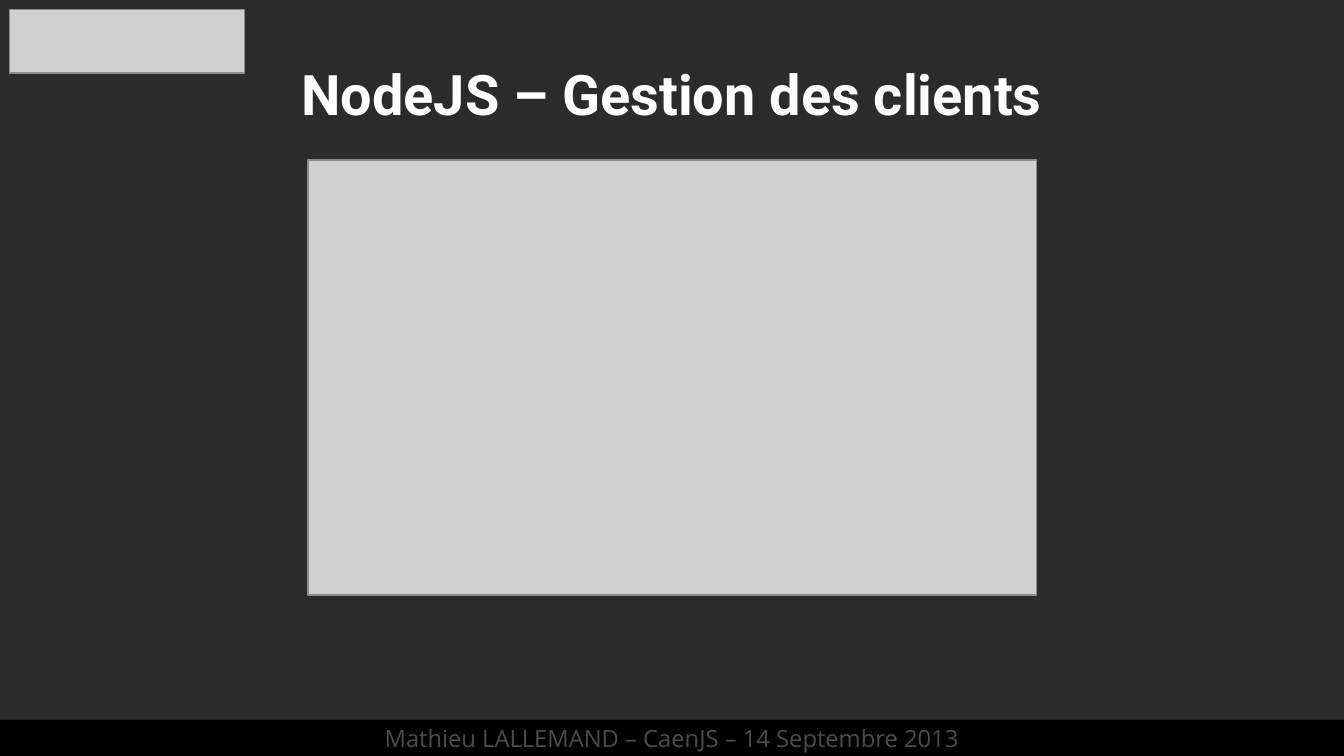
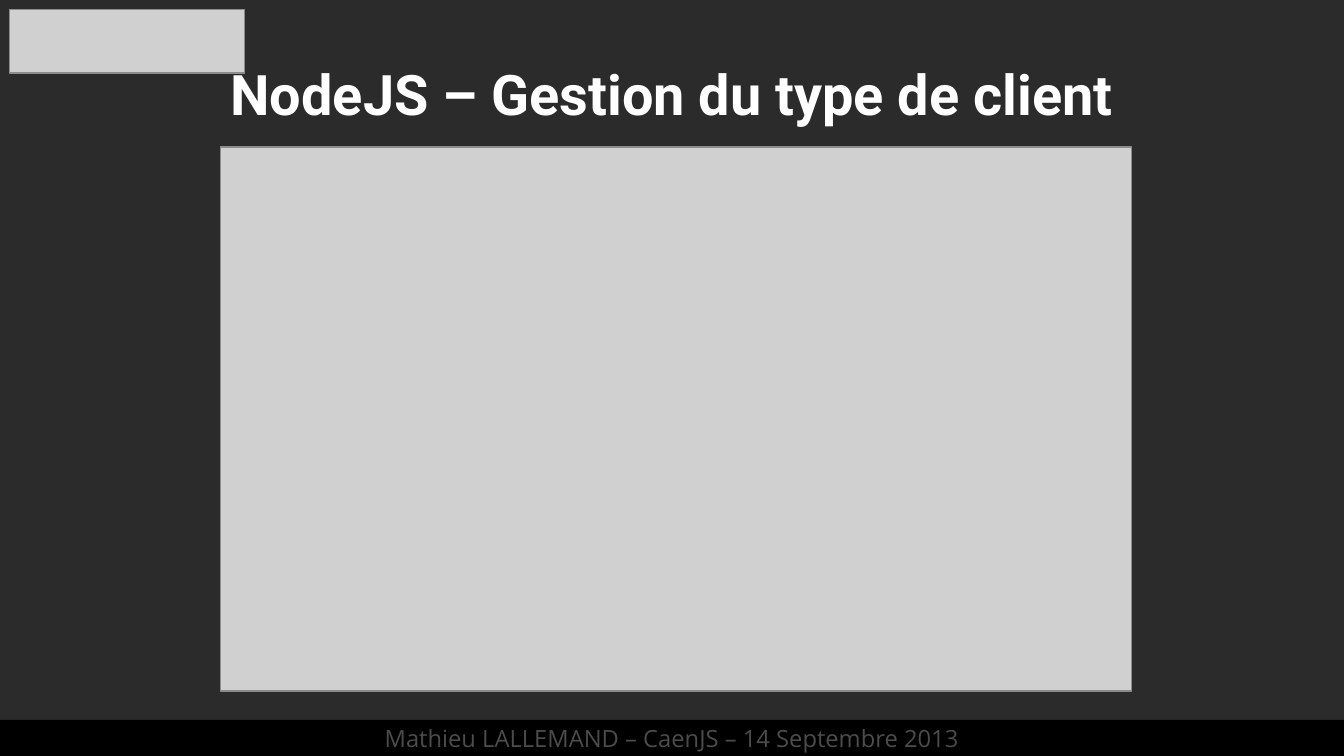
Before and after one commit to lalmat/CaenJS, a slide deck: slide 10 of Présentation/CaenJS - nodeJS.odp (slide 9 before the commit). Drawn at 1344x756 pixels with LibreOffice and Linux fonts; fonts in the diff are those of the drawing; grey boxes stand for pictures; background and template pictures are left out; a plain dark background stands for a picture behind light text. Boxes give left, top, right and bottom in pixels: in the first picture for what was removed or moved away, otherwise in the second. Text is boxed around its words. In the diff, an @@ line names an element or a change of style, - is before the commit and + after.

```diff
--- a/Présentation/CaenJS - nodeJS.odp
+++ b/Présentation/CaenJS - nodeJS.odp
@@ title at box(230, 64, 1112, 127): text changed @@
-NodeJS – Gestion des clients
+NodeJS – Gestion du type de client
@@ picture: place and size @@
-picture at box(309, 160, 1038, 595)
+picture at box(221, 148, 1132, 692)
```
Also in this commit, not shown: 13 other slides changed, 2 slides removed.
